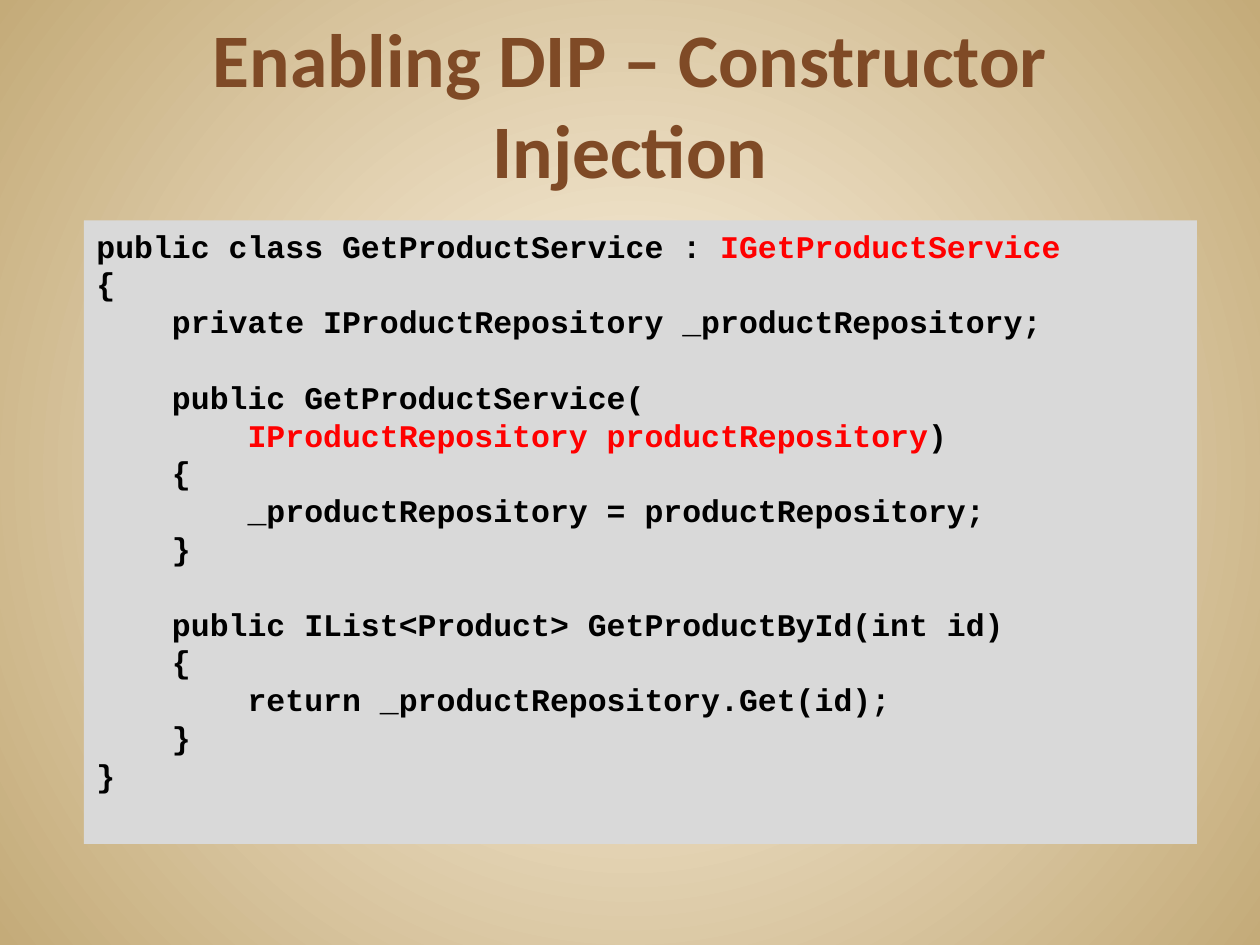
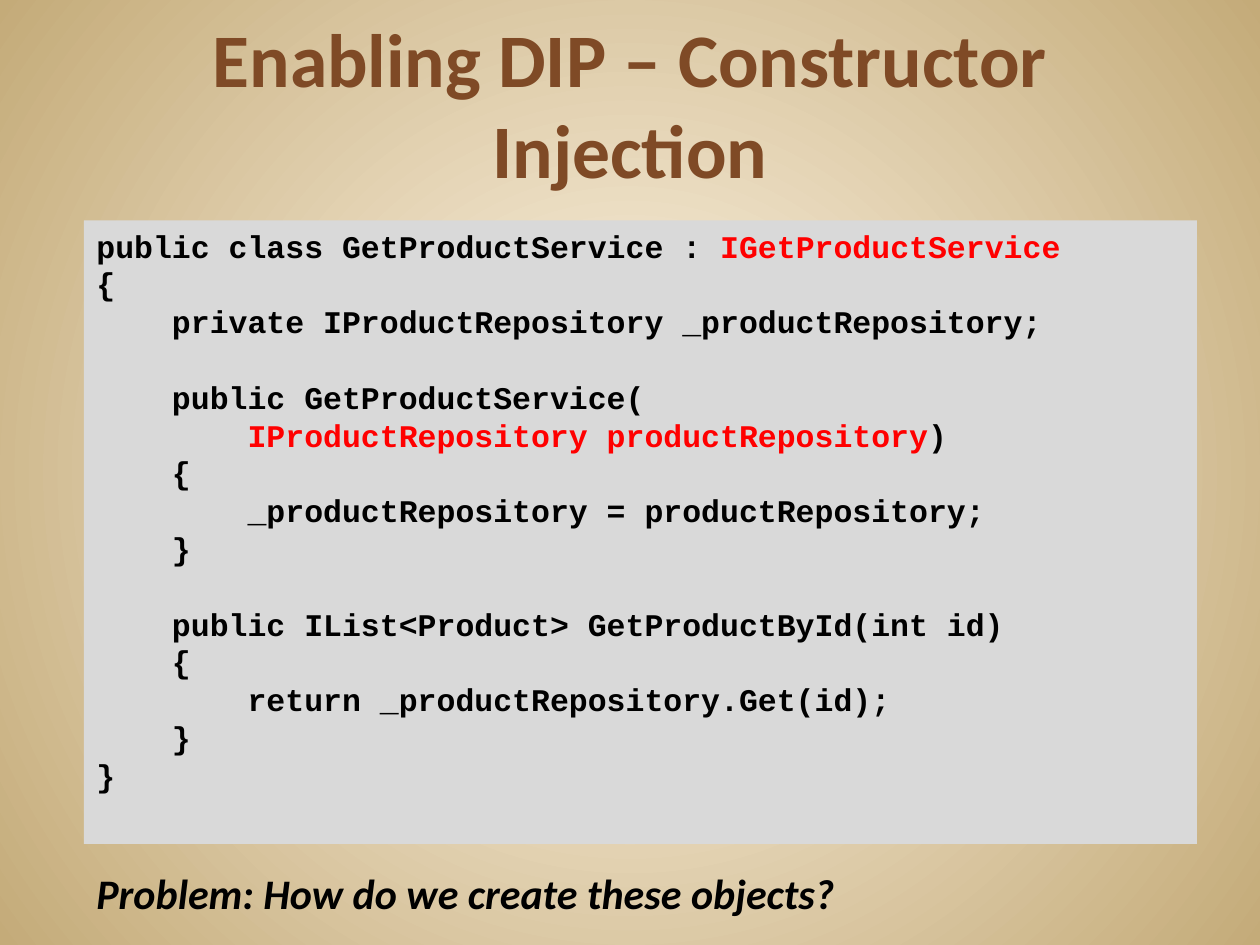
Before and after one commit to JonKruger/solid-principles, a slide deck: slide 71 of SOLID Software Design Principles.pptx (slide 73 before the commit). Drawn at 1260x945 pixels with LibreOffice and Linux fonts; fonts in the diff are those of the drawing. Boxes give left, top, right and bottom in pixels: in the first picture for what was removed or moved away, otherwise in the second. Text is boxed around its words. In the diff, an @@ line names an element or a change of style, - is before the commit and + after.

```diff
--- a/SOLID Software Design Principles.pptx
+++ b/SOLID Software Design Principles.pptx
@@ text added at box(96, 879, 834, 916), 24 pt, text #000000, bold, italic @@
+Problem: How do we create these objects?
```
Also in this commit, not shown: 5 other slides changed, 1 other file.
